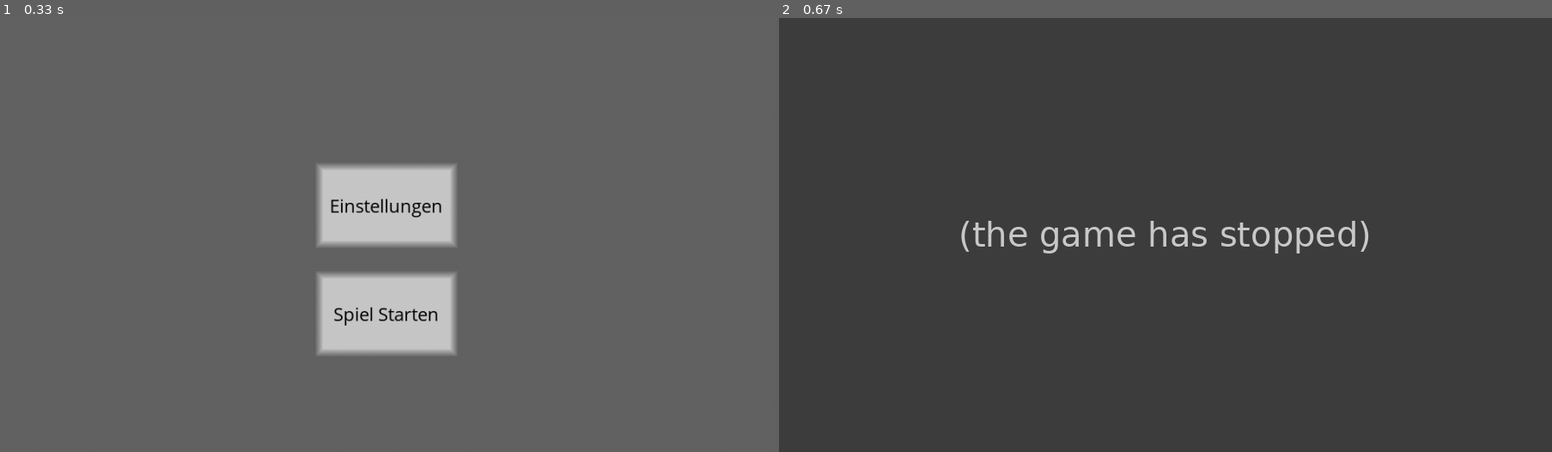
Above: before the commit, frames 1-2 (left to right).
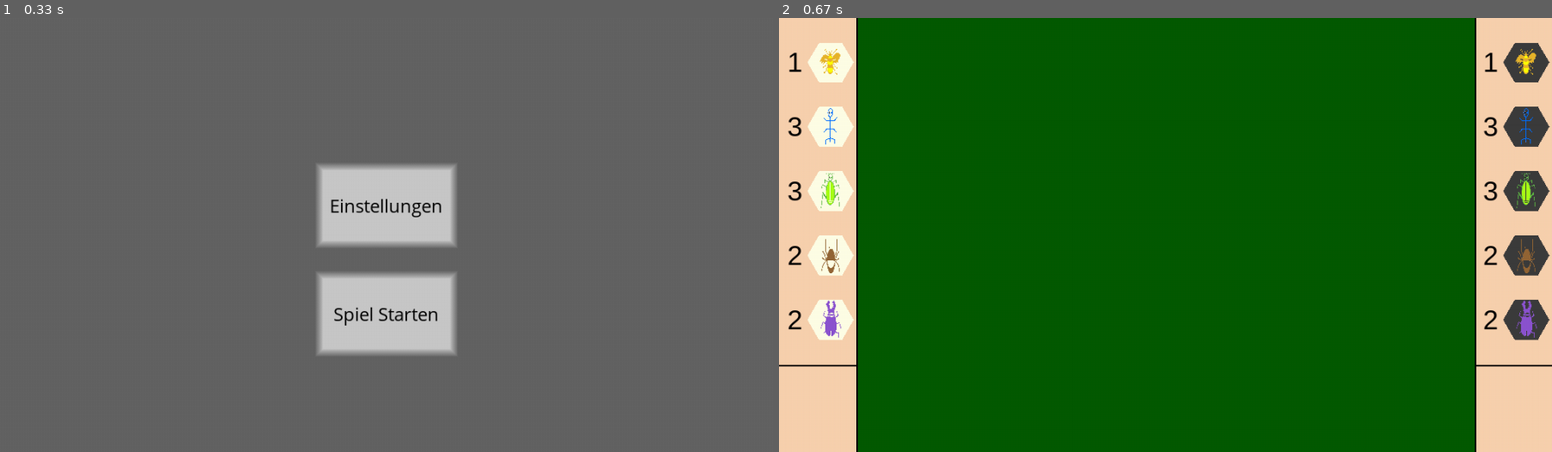
Above: after the commit, the same moments.

Repository: donnyhai/games
Game: pygame game, started from hvsh_game_basic.py
Same seed, same stepped clock (60 frames per second), same inputs: the game is played once before the commit and once after it.
Inputs (mouse positions are in pixels of both pictures, inside the frame that each line leads up to):
- Up to frame 1 (0.33 s): no input
- Up to frame 2 (0.67 s): click (1165, 313) at 0.38 s

Frame 1 is identical in both runs. In frame 2, 98% of the frame differs, in the area x 0-100%, y 0-100%.
Error before the commit: AttributeError: 'Interactor' object has no attribute 'set_game_surface' (hvsh_game_basic.py ...; the game stopped at 0.4 s (later frames are placeholders)

Commit message:
[T] bugs fixed, new surfaces work

Diff:
--- a/game.py
+++ b/game.py
@@ -17,18 +17,16 @@
                          "surface_board": surface.subsurface(pygame.Rect(0.1 * surface.get_width(), 0, 0.8 * surface.get_width(), surface.get_height())),
                          "surface_stones": {"white": surface.subsurface(pygame.Rect(0, 0, 0.1 * surface.get_width(), 0.8 * surface.get_height())),
                                             "black": surface.subsurface(pygame.Rect(0.9 * surface.get_width(), 0, 0.1 * surface.get_width(), 0.8 * surface.get_height()))},
-                         "surface_text": {"white": surface.subsurface(pygame.Rect(0.1 * surface.get_width(), 0.8 * surface.get_height(), 0.1 * surface.get_width(), 0.1 * surface.get_height())),
+                         "surface_text": {"white": surface.subsurface(pygame.Rect(0, 0.8 * surface.get_height(), 0.1 * surface.get_width(), 0.1 * surface.get_height())),
                                           "black": surface.subsurface(pygame.Rect(0.9 * surface.get_width(), 0.8 * surface.get_height(), 0.1 * surface.get_width(), 0.1 * surface.get_height()))}}
         self.painter = painter.Painter()
         self.board = board.Board(self.board_size, self.surfaces)
         self.locator = locator.Locator(self.board, 100)
         self.turn = ("white", 1)
 
-        def turn_up(self):
-            if self.turn[0] == "white":
-                self.turn = ("black", self.turn[1])
-            else:
-                self.turn = ("white", self.turn[1] + 1)
+    def turn_up(self):
+        if self.turn[0] == "white": self.turn = ("black", self.turn[1])
+        else:   self.turn = ("white", self.turn[1] + 1)
 
 
 class HvsH_Game(Game):
--- a/hvsh_game_basic.py
+++ b/hvsh_game_basic.py
@@ -63,16 +63,6 @@
 marked_hexagons = []
 current_player_color = "white"
 game_over = False
-
-#create game object here firstly not encounter problems
-game = game.HvsH_Game(display)
-
-full_surface = display
-game_surface = full_surface.subsurface(pygame.Rect(window_x_size * 0.1 , 0, window_x_size * 0.8 , window_y_size))
-white_surface = full_surface.subsurface(pygame.Rect(0, 0, window_x_size // 10, (window_y_size * 4) // 5))
-black_surface = full_surface.subsurface(pygame.Rect((window_x_size * 9) // 10, 0, window_x_size  // 10, (window_y_size * 4) // 5))
-white_text_surface = full_surface.subsurface(pygame.Rect(0, (4 * window_y_size) // 5, window_x_size  // 10, window_y_size // 5))
-black_text_surface = full_surface.subsurface(pygame.Rect((9 * window_x_size) // 10, (4 * window_y_size) // 5, window_x_size  // 10, window_y_size // 5))
 
 #run the window and wait for mouseclicks or quit
 while True:
@@ -97,22 +87,20 @@
                     ####
                     elif start_game_button.pressed(event.pos):
 
+                        game = game.HvsH_Game(display) #create game
+
                         pygame.display.set_caption("Spielbrett")
 
-                        game.painter.draw_background(display, background_color2, 128)
-
-                        game.painter.draw_set_of_hexagons(game.players["white"].side_stones.values(), display)
-                        game.painter.draw_set_of_hexagons(game.players["black"].side_stones.values(), display)
-                        game.painter.write_start_side_numbers(game.players["white"], display)
-                        game.painter.write_start_side_numbers(game.players["black"], display)
-
-                        game.painter.draw_board(game.board, game_surface)
-
-                        game.painter.draw_ingame_frame(display)
-
-                        game.interactor.set_game_surface(game_surface) #add game_surface as a attribute in interactor
-
-
+                        game.painter.draw_background(game.surfaces["surface_full"], background_color2, 128)
+
+                        game.painter.draw_set_of_hexagons(game.players["white"].side_stones.values(), game.surfaces["surface_stones"]["white"])
+                        game.painter.draw_set_of_hexagons(game.players["black"].side_stones.values(), game.surfaces["surface_stones"]["black"])
+                        game.painter.draw_all_stone_numbers(game.players["white"], game.surfaces)
+                        game.painter.draw_all_stone_numbers(game.players["black"], game.surfaces)
+
+                        game.painter.draw_board(game.board, game.surfaces["surface_board"])
+
+                        game.painter.draw_ingame_frame(game.surfaces["surface_full"])
 
                         start_game_mode = False
 
--- a/hvsh_game_extended.py
+++ b/hvsh_game_extended.py
@@ -63,16 +63,6 @@
 marked_hexagons = []
 current_player_color = "white"
 game_over = False
-
-#create game object here firstly not encounter problems
-game = game.HvsH_Game_Extended(display)
-
-full_surface = display
-game_surface = full_surface.subsurface(pygame.Rect(window_x_size * 0.1 , 0, window_x_size * 0.8 , window_y_size))
-white_surface = full_surface.subsurface(pygame.Rect(0, 0, window_x_size // 10, (window_y_size * 4) // 5))
-black_surface = full_surface.subsurface(pygame.Rect((window_x_size * 9) // 10, 0, window_x_size  // 10, (window_y_size * 4) // 5))
-white_text_surface = full_surface.subsurface(pygame.Rect(0, (4 * window_y_size) // 5, window_x_size  // 10, window_y_size // 5))
-black_text_surface = full_surface.subsurface(pygame.Rect((9 * window_x_size) // 10, (4 * window_y_size) // 5, window_x_size  // 10, window_y_size // 5))
 
 #run the window and wait for mouseclicks or quit
 while True:
@@ -97,22 +87,20 @@
                     ####
                     elif start_game_button.pressed(event.pos):
 
+                        game = game.HvsH_Game_Extended(display) #create game
+
                         pygame.display.set_caption("Spielbrett")
 
-                        game.painter.draw_background(display, background_color2, 128)
-
-                        game.painter.draw_set_of_hexagons(game.players["white"].side_stones.values(), display)
-                        game.painter.draw_set_of_hexagons(game.players["black"].side_stones.values(), display)
-                        game.painter.write_start_side_numbers(game.players["white"], display)
-                        game.painter.write_start_side_numbers(game.players["black"], display)
-
-                        game.painter.draw_board(game.board, game_surface)
-
-                        game.painter.draw_ingame_frame(display)
-
-                        game.interactor.set_game_surface(game_surface) #add game_surface as a attribute in interactor
-
-
+                        game.painter.draw_background(game.surfaces["surface_full"], background_color2, 128)
+
+                        game.painter.draw_set_of_hexagons(game.players["white"].side_stones.values(), game.surfaces["surface_stones"]["white"])
+                        game.painter.draw_set_of_hexagons(game.players["black"].side_stones.values(), game.surfaces["surface_stones"]["black"])
+                        game.painter.draw_all_stone_numbers(game.players["white"], game.surfaces)
+                        game.painter.draw_all_stone_numbers(game.players["black"], game.surfaces)
+
+                        game.painter.draw_board(game.board, game.surfaces["surface_board"])
+
+                        game.painter.draw_ingame_frame(game.surfaces["surface_full"])
 
                         start_game_mode = False
 
--- a/interactor.py
+++ b/interactor.py
@@ -14,12 +14,8 @@
 
     #this function evaluates and executes a potential stone put. input is the player and both clicked hexagons,
     #first the hexagon at the side, second a hexagon on the board
-    def execute_stone_put(self, player, first_clicked_hex, second_clicked_hex):
-        fhex = first_clicked_hex
-        shex = second_clicked_hex
-        cond1 = True
-        cond2 = True
-
+    def execute_stone_put(self, player, fhex, shex):
+        cond1, cond2 = True, True
         if self.turn[1] >= 2:
             possible_put_fields = self.calculator.get_possible_put_fields(fhex.color)
             cond1 = self.put_stone_condition(player, fhex, shex)
@@ -45,8 +41,8 @@
             #set is_on_board
             draw_hexagon.is_on_board = True
 
-            ##then excute drawing aspects
-            self.painter.draw_new_stone_number(self.surfaces, str(player.side_stones_numbers[stone_type]), stone_type, player)
+            ##then execute drawing aspects
+            self.painter.draw_stone_number(player, fhex, self.surfaces)
             self.painter.draw_hexagon(draw_hexagon, self.surfaces["surface_board"])
             #self.painter.draw_hexagon_marking(shex, (50,50,50), max((player.stone_size//20),1))
             self.painter.draw_hexagon_frame(shex, (50,50,50), player.stone_size // 15)
--- a/painter.py
+++ b/painter.py
@@ -80,11 +80,15 @@
     def draw_ingame_frame(self, surface):
         width = surface.get_width()
         height = surface.get_height()
-        line_width = width // 250
-        pygame.draw.line(surface, (0,0,0), (0.1 * width + 0.5 * line_width, 0), (0.1 * width + 0.5 * line_width, height), line_width)
+        line_width = width // 350
+#        pygame.draw.line(surface, (0,0,0), (0.1 * width + 0.5 * line_width, 0), (0.1 * width + 0.5 * line_width, height), line_width)
+#        pygame.draw.line(surface, (0,0,0), (0.9 * width, 0),(0.9 * width, height), line_width)
+#        pygame.draw.line(surface, (0,0,0), (0, 0.8 * height), (0.1 * width, 0.8 * height), line_width)
+#        pygame.draw.line(surface, (0,0,0), (0.9 * width, 0.8 * height), (width, 0.8 * height), line_width)
+        pygame.draw.line(surface, (0,0,0), (0.1 * width, 0), (0.1 * width, height), line_width)
         pygame.draw.line(surface, (0,0,0), (0.9 * width, 0),(0.9 * width, height), line_width)
         pygame.draw.line(surface, (0,0,0), (0, 0.8 * height), (0.1 * width, 0.8 * height), line_width)
-        pygame.draw.line(surface, (0,0,0), (0.9 * width, 0.8 * height), (width, 8.8 * height), line_width)
+        pygame.draw.line(surface, (0,0,0), (0.9 * width, 0.8 * height), (width, 0.8 * height), line_width)
 
     def write_text(self, surface, text, font_size, color, position):
         myText = pygame.font.SysFont("Arial", font_size).render(text, 1, color)
@@ -100,31 +104,31 @@
             surface = surfaces["surface_black_text"]
         self.write_text(surface, text, font_size, color, position)
 
-    def write_start_side_numbers(self, player, surface):
-        stone_size = player.stone_size
-        text_size = int (1.2 * player.stone_size)
-        test_font = pygame.font.SysFont("Arial", text_size)
-        (width, height) = test_font.size("0")
-
-        for insect in player.side_stones.keys():
-            self.write_text(surface, str(player.side_stones_numbers[insect]), text_size, (0,0,0),
-                        (int(player.side_stones[insect].pixel_pos[0] - 13 * stone_size / 18 - width),
-                         int(player.side_stones[insect].pixel_pos[1] + sqrt(3) * 0.5 * stone_size - 0.5 * height)))
-
-    def draw_new_stone_number(self, surfaces, text, insect_type, player, text_color = (0,0,0)):
+    def draw_stone_number(self, player, hexagon, surfaces, text_color = (0,0,0)):
         stone_size = player.stone_size
         text_size = int(1.2 * stone_size)
         test_font = pygame.font.SysFont("Arial", text_size)
         (width, height) = test_font.size("0")
+        position =  (hexagon.pixel_pos[0] - 13 * stone_size / 18 - width,
+                     hexagon.pixel_pos[1] + sqrt(3) * 0.5 * stone_size - 0.5 * height)
+        rect_subsurface = surfaces["surface_stones"][player.color].subsurface(pygame.Rect(position, (width, height)))
+#        rect_subsurface.fill(surfaces["surface_stones"][player.color].get_at_mapped((1,1)))
+        rect_subsurface.fill(surfaces["surface_stones"][player.color].get_at_mapped((7,7)))
+        self.write_text(rect_subsurface, str(player.side_stones_numbers[hexagon.type]),
+                                text_size, (0,0,0), (0,0))
 
-        position =  (player.side_stones[insect_type].pixel_pos[0] - 13 * stone_size / 18 - width,
-                     player.side_stones[insect_type].pixel_pos[1] + sqrt(3) * 0.5 * stone_size - 0.5 * height)
+    def draw_all_stone_numbers(self, player, surfaces, text_color = (0,0,0)):
+        for hexagon in player.side_stones.values():
+            self.draw_stone_number(player, hexagon, surfaces, text_color)
 
-        rect_subsurface = surfaces["surface_stones"][player.color].subsurface(pygame.Rect(position, (width, height)))
-        rect_subsurface.fill(surfaces["surface_stones"][player.color].get_at_mapped((1,1)))
 
-        self.write_text(rect_subsurface, str(player.side_stones_numbers[insect_type]),
-                                text_size, (0,0,0), (0,0) )
+
+
+
+
+
+
+
 
 
 #nothing
--- a/player.py
+++ b/player.py
@@ -57,8 +57,8 @@
         sqrt_3 = sqrt(3)
         surface_width = self.surfaces["surface_stones"]["white"].get_width()
         surface_height = self.surfaces["surface_stones"]["white"].get_height()
-        x_distance = (0.1 * surface_width * 21) // 40
-        y_distance = (0.8 * surface_height - number * sqrt_3 * self.stone_size) // (number + 1)
+        x_distance = (surface_width * 21) // 40
+        y_distance = (surface_height - number * sqrt_3 * self.stone_size) // (number + 1)
         #calculate side stones positions
         insect_positions = []
         for k in range(number):
--- a/player_extended.py
+++ b/player_extended.py
@@ -4,10 +4,10 @@
 #this player has all stones, tm basic stones and mosquito, ladybug
 class Player_Extended:
 
-    def __init__(self, color, surface):
+    def __init__(self, color, surfaces):
         self.color = color
-        self.surface = surface
-        self.stone_size = int(0.03 * self.surface.get_width())
+        self.surfaces = surfaces
+        self.stone_size = int(0.03 * self.surfaces["surface_full"].get_width())
 
         self.stones = self.create_stones(self.stone_size)
         self.stones_list = self.get_stones_list() #all stones in one list
@@ -65,19 +65,14 @@
     def set_side_stones_positions(self, number):
         #set constants
         sqrt_3 = sqrt(3)
-        surface_width = self.surface.get_width()
-        surface_height = self.surface.get_height()
-        x_distance = (0.1 * surface_width * 21) // 40
-        y_distance = (0.8 * surface_height - number * sqrt_3 * self.stone_size) // (number + 1)
-        right_frame_translate = (0.9 * surface_width, 0)
+        surface_width = self.surfaces["surface_stones"]["white"].get_width()
+        surface_height = self.surfaces["surface_stones"]["white"].get_height()
+        x_distance = (surface_width * 21) // 40
+        y_distance = (surface_height - number * sqrt_3 * self.stone_size) // (number + 1)
         #calculate side stones positions
         insect_positions = []
         for k in range(number):
             insect_positions.append((x_distance, (k+1) * y_distance + k * sqrt_3 * self.stone_size))
-        #translate stones to the right side if they are black
-        if self.color == "black":
-            for k in range(number):
-                insect_positions[k] = (insect_positions[k][0] + right_frame_translate[0], insect_positions[k][1] + right_frame_translate[1])
         #assign positions to side_stones
         for k in range(number):
             list(self.side_stones.values())[k].set_pixel_pos(insect_positions[k])
--- a/window2.py
+++ b/window2.py
@@ -63,9 +63,6 @@
 marked_hexagons = []
 current_player_color = "white"
 game_over = False
-
-#create game object here firstly not encounter problems
-game = game.HvsH_Game(display)
 
 #run the window and wait for mouseclicks or quit
 while True:
@@ -90,14 +87,16 @@
                     ####
                     elif start_game_button.pressed(event.pos):
 
+                        game = game.HvsH_Game(display) #create game
+
                         pygame.display.set_caption("Spielbrett")
 
                         game.painter.draw_background(game.surfaces["surface_full"], background_color2, 128)
 
                         game.painter.draw_set_of_hexagons(game.players["white"].side_stones.values(), game.surfaces["surface_stones"]["white"])
-                        game.painter.draw_set_of_hexagons(game.players["black"].side_stones.values(), game.surfaces["surface_stones"]["white"])
-                        game.painter.write_start_side_numbers(game.players["white"], game.surfaces["surface_stones"]["white"])
-                        game.painter.write_start_side_numbers(game.players["black"], game.surfaces["surface_stones"]["white"])
+                        game.painter.draw_set_of_hexagons(game.players["black"].side_stones.values(), game.surfaces["surface_stones"]["black"])
+                        game.painter.draw_all_stone_numbers(game.players["white"], game.surfaces)
+                        game.painter.draw_all_stone_numbers(game.players["black"], game.surfaces)
 
                         game.painter.draw_board(game.board, game.surfaces["surface_board"])
 
